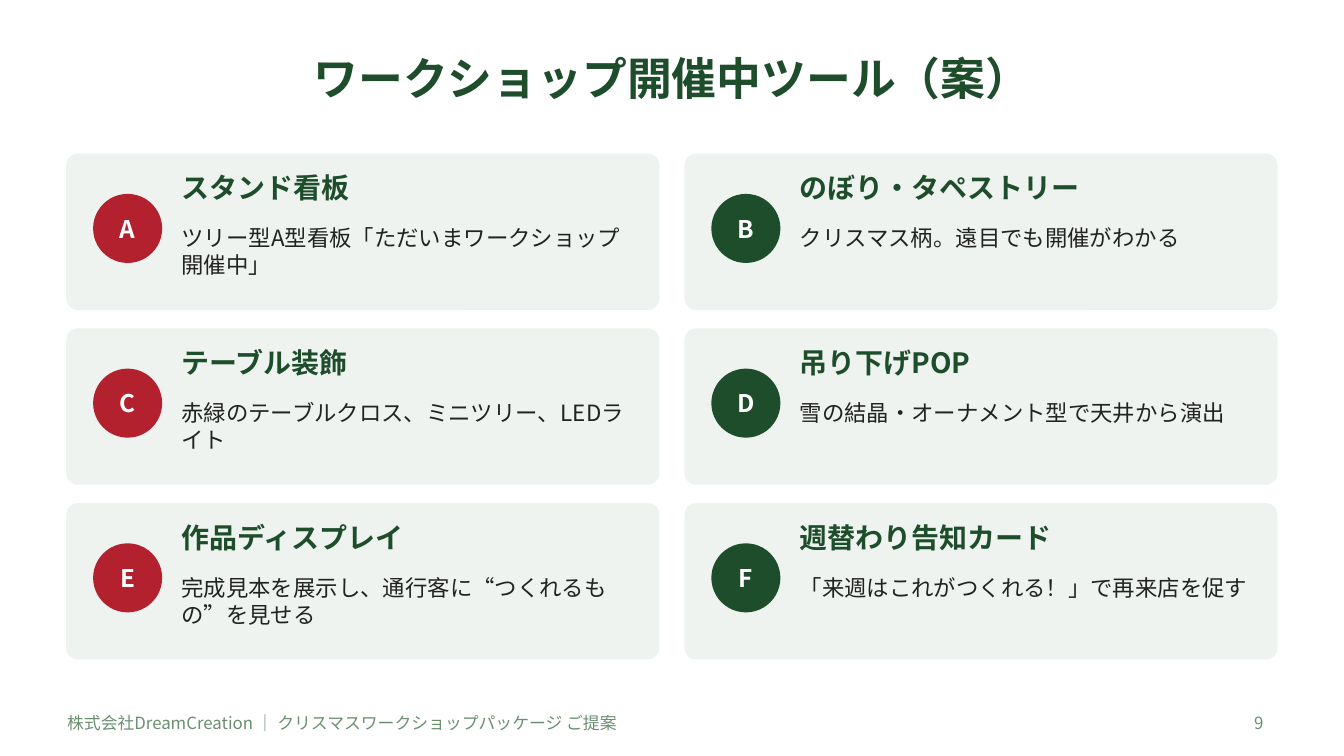
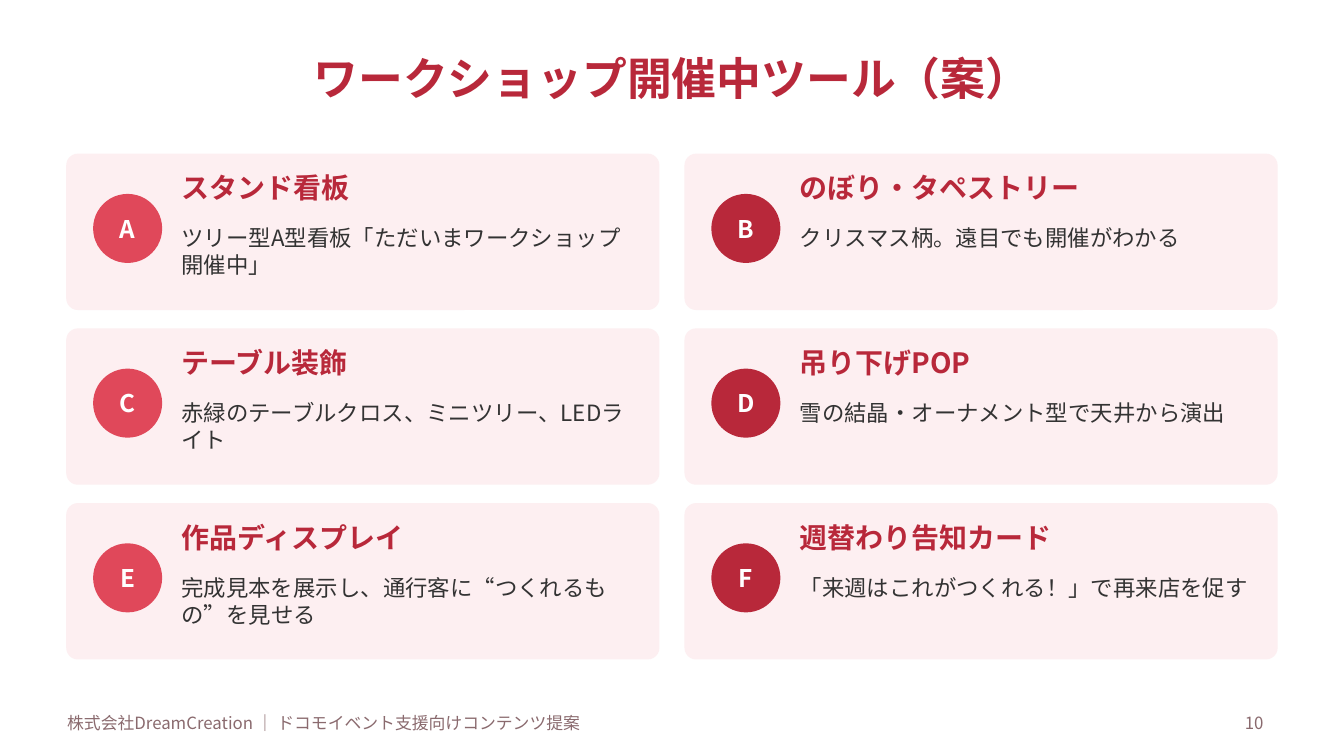
Before and after one commit to lunamax77/-next-vision, a slide deck: slide 10 of docs/proposals/2026-12_docomo_christmas-ws/企画書_NTTドコモ_クリスマスWS.pptx (slide 9 before the commit). Drawn at 1344x756 pixels with LibreOffice and Linux fonts; fonts in the diff are those of the drawing. Boxes give left, top, right and bottom in pixels: in the first picture for what was removed or moved away, otherwise in the second. Text is boxed around its words. In the diff, an @@ line names an element or a change of style, - is before the commit and + after.

```diff
--- a/docs/proposals/2026-12_docomo_christmas-ws/企画書_NTTドコモ_クリスマスWS.pptx
+++ b/docs/proposals/2026-12_docomo_christmas-ws/企画書_NTTドコモ_クリスマスWS.pptx
@@ fill #EEF3EF to #FDEFF1; outline #EEF3EF 1 pt to #FDEFF1 1 pt in 6 elements at bbox=[67, 155, 659, 309], bbox=[685, 155, 1277, 309], bbox=[67, 329, 659, 484], bbox=[685, 329, 1277, 484], bbox=[67, 504, 659, 659], bbox=[685, 504, 1277, 659] @@
@@ text colour #1E4D2B to #B8283A in 7 elements at bbox=[314, 56, 1031, 100], bbox=[181, 174, 349, 201], bbox=[800, 174, 1080, 200], bbox=[181, 349, 347, 376], bbox=[800, 349, 971, 376], bbox=[181, 524, 403, 551], bbox=[800, 524, 1052, 551] @@
@@ fill #B3202E to #E0485A; outline #B3202E 1 pt to #E0485A 1 pt in 3 elements at bbox=[94, 195, 161, 262], bbox=[94, 370, 161, 437], bbox=[94, 544, 161, 612] @@
@@ fill #1E4D2B to #B8283A; outline #1E4D2B 1 pt to #B8283A 1 pt in 3 elements at bbox=[712, 195, 780, 262], bbox=[712, 370, 780, 437], bbox=[712, 544, 780, 612] @@
@@ text colour #222222 to #333333 in 6 elements at bbox=[181, 227, 620, 275], bbox=[800, 227, 1180, 248], bbox=[181, 402, 623, 423], bbox=[800, 402, 1226, 423], bbox=[181, 577, 607, 625], bbox=[800, 577, 1248, 598] @@
@@ text at bbox=[67, 715, 580, 731]: text changed; text colour #6B8F71 to #8A6A6E @@
-株式会社DreamCreation ｜ クリスマスワークショップパッケージ ご提案
+株式会社DreamCreation ｜ ドコモイベント支援向けコンテンツ提案
@@ page number at bbox=[1245, 716, 1264, 729]: text changed; text colour #6B8F71 to #8A6A6E @@
-9
+10
```
Also in this commit, not shown: 12 other slides changed, 2 slides added, 1 slide removed, 2 other files.
